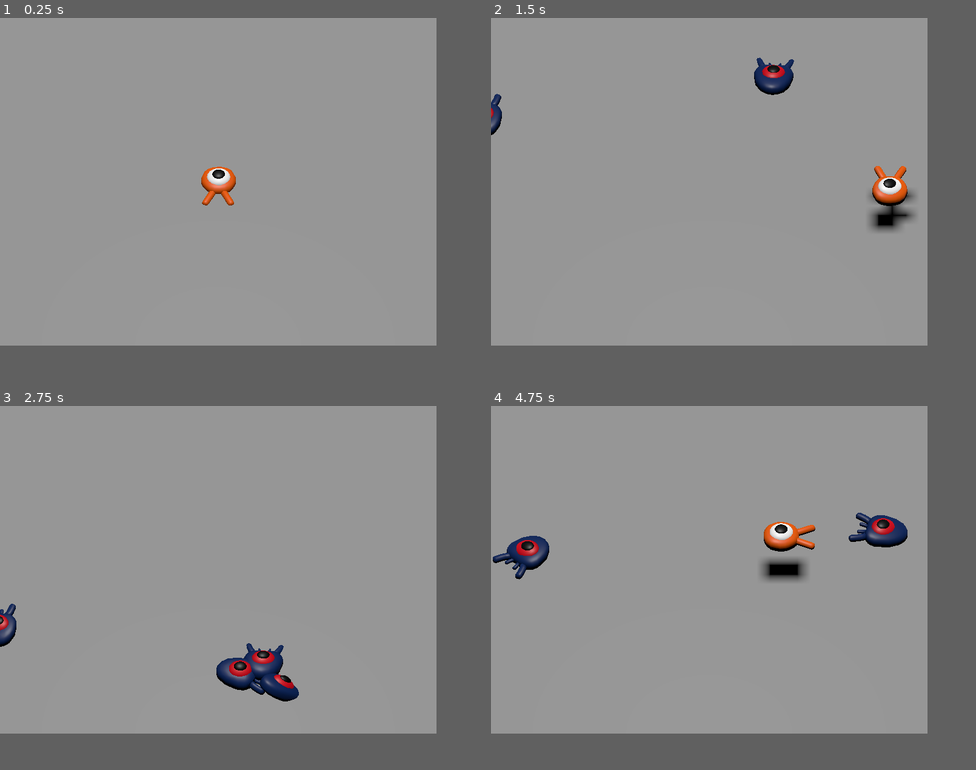
Above: before the commit, frames 1-4 (two rows, left to right).
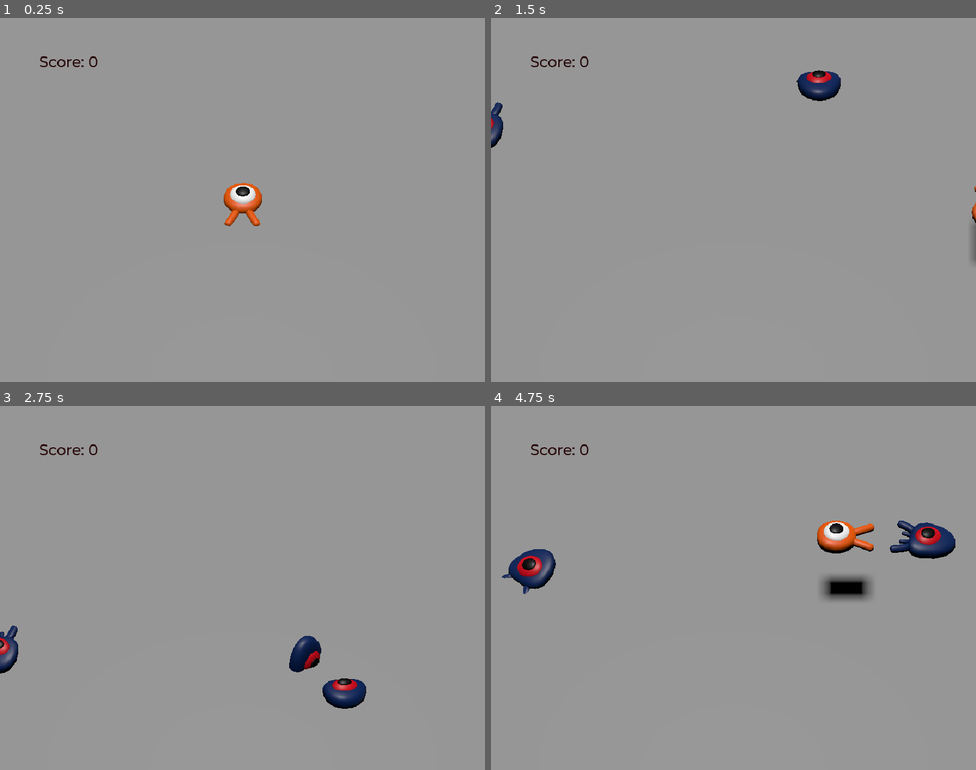
Above: after the commit, the same moments.

Repository: phentos/godot-1st-3d
Game: Godot game, scene res://main.tscn
Two runs of this game, one before a commit and one after it. Both use one fixed random seed, a clock stepped at 60 frames per second and the inputs below.
Inputs:
- Up to frame 1 (0.25 s): no input
- Up to frame 2 (1.5 s): tap Enter (ui_accept) at 0.5 s; hold D (move_right) 0.53-1.28 s; hold Enter (ui_accept) 0.53-1.28 s; tap Space (jump) at 0.77, 0.8, 1.07, 1.35 s; hold Down (move_back) from 1.28 s (still down)
- Up to frame 3 (2.75 s): tap Space (jump) at 1.52, 1.82, 2.3 s; tap Enter (ui_accept) at 1.55 s; release Down (move_back) at 2.03 s; hold D (move_right) from 2.03 s (still down); hold Enter (ui_accept) from 2.03 s (still down)
- Up to frame 4 (4.75 s): release D (move_right) at 2.78 s; release Enter (ui_accept) at 2.78 s; hold W (move_forward) 2.78-3.53 s; tap Enter (ui_accept) at 2.85, 4.35 s; tap Space (jump) at 3.02, 3.32, 3.6, 3.77, 4.07, 4.52 s; hold Left (move_left) from 3.53 s (still down)
In our replay, the window is 720x540 before the commit and 800x600 after it. These sizes can differ from the game's own. Grey fills any space a smaller window leaves; there, only what the larger window draws over its background counts as a difference.

The runs differ from the first frame. In frame 1, 1.2% of the frame differs, in the area x 8-54%, y 10-58%; in frame 2, 2.8%; in frame 3, 3.3%; in frame 4, 5.5%, in the area x 0-96%, y 10-54%.

Commit message:
score and replay

Diff:
--- a/main.gd
+++ b/main.gd
@@ -2,6 +2,8 @@
 
 @export var mob_scene: PackedScene
 
+func _ready():
+	$UserInterface/Retry.hide()
 
 func _on_mob_timer_timeout():
 	var mob = mob_scene.instantiate()
@@ -12,8 +14,16 @@
 	var player_position = $Player.position
 	mob.initialize(mob_spawn_location.position, player_position)
 
+	mob.squashed.connect($UserInterface/ScoreLabel._on_mob_squashed.bind())
+
 	add_child(mob)
 
 
 func _on_player_hit():
 	$MobTimer.stop()
+	$UserInterface/Retry.show()
+
+func _unhandled_input(event):
+	if event.is_action_pressed("ui_accept") and $UserInterface/Retry.visible:
+		# This restarts the current scene.
+		get_tree().reload_current_scene()
--- a/main.tscn
+++ b/main.tscn
@@ -3,6 +3,8 @@
 [ext_resource type="Script" uid="uid://c14bfyuc0wem2" path="res://main.gd" id="1_0xm2m"]
 [ext_resource type="PackedScene" uid="uid://ceuu150fmggvr" path="res://player.tscn" id="1_ig7tw"]
 [ext_resource type="PackedScene" uid="uid://defdm2qdva75q" path="res://mob.tscn" id="2_h2yge"]
+[ext_resource type="FontFile" uid="uid://cyxhh7ddkn62q" path="res://fonts/Montserrat-Medium.ttf" id="4_lquwl"]
+[ext_resource type="Script" uid="uid://de3tckxxt4cjj" path="res://score_label.gd" id="5_7mycd"]
 
 [sub_resource type="BoxShape3D" id="BoxShape3D_7dm0k"]
 size = Vector3(60, 2, 60)
@@ -23,6 +25,10 @@
 "tilts": PackedFloat32Array(0, 0, 0, 0)
 }
 point_count = 4
+
+[sub_resource type="Theme" id="Theme_272bh"]
+default_font = ExtResource("4_lquwl")
+default_font_size = 22
 
 [node name="Main" type="Node" unique_id=1758621581]
 script = ExtResource("1_0xm2m")
@@ -75,11 +81,54 @@
 curve = SubResource("Curve3D_h2yge")
 
 [node name="SpawnLocation" type="PathFollow3D" parent="SpawnPath" unique_id=1799526730]
-transform = Transform3D(0.0026880025, 0, -0.99999607, 0, 1, 0, 0.99999607, 0, 0.0026880025, -13.404416, 0, -14.455486)
+transform = Transform3D(0.0026880018, 0, -0.9999959, 0, 1, 0, 0.9999959, 0, 0.0026880018, -13.404416, 0, -14.455486)
 
 [node name="MobTimer" type="Timer" parent="." unique_id=2002213541]
 wait_time = 0.5
 autostart = true
 
+[node name="UserInterface" type="Control" parent="." unique_id=1622331185]
+layout_mode = 3
+anchors_preset = 15
+anchor_right = 1.0
+anchor_bottom = 1.0
+grow_horizontal = 2
+grow_vertical = 2
+theme = SubResource("Theme_272bh")
+
+[node name="ScoreLabel" type="Label" parent="UserInterface" unique_id=973435710]
+layout_mode = 0
+offset_left = 58.0
+offset_top = 51.0
+offset_right = 119.0
+offset_bottom = 74.0
+theme_override_colors/font_color = Color(0.14546731, 0.019757455, 0.028539242, 1)
+text = "Score: 0"
+script = ExtResource("5_7mycd")
+
+[node name="Retry" type="ColorRect" parent="UserInterface" unique_id=1150826361]
+layout_mode = 1
+anchors_preset = 15
+anchor_right = 1.0
+anchor_bottom = 1.0
+grow_horizontal = 2
+grow_vertical = 2
+color = Color(0.0832457, 0.0012884516, 0.001285043, 0.6666667)
+
+[node name="Label" type="Label" parent="UserInterface/Retry" unique_id=1673988792]
+layout_mode = 1
+anchors_preset = 8
+anchor_left = 0.5
+anchor_top = 0.5
+anchor_right = 0.5
+anchor_bottom = 0.5
+offset_left = -107.0
+offset_top = -14.0
+offset_right = 107.0
+offset_bottom = 14.0
+grow_horizontal = 2
+grow_vertical = 2
+text = "Press enter to retry"
+
 [connection signal="hit" from="Player" to="." method="_on_player_hit"]
 [connection signal="timeout" from="MobTimer" to="." method="_on_mob_timer_timeout"]
--- /dev/null
+++ b/music_player.tscn
@@ -0,0 +1,7 @@
+[gd_scene format=3 uid="uid://dwgxgvhij3gfx"]
+
+[ext_resource type="AudioStream" uid="uid://c5qpnfga41t4p" path="res://art/House In a Forest Loop.ogg" id="1_fvyft"]
+
+[node name="MusicPlayer" type="AudioStreamPlayer" unique_id=328214050]
+stream = ExtResource("1_fvyft")
+autoplay = true
--- a/player.gd
+++ b/player.gd
@@ -2,10 +2,10 @@
 
 signal hit
 
-@export var speed = 14
+@export var speed = 18
 @export var fall_acceleration = 75
-@export var jump_impulse = 20
-@export var bounce_impulse = 30
+@export var jump_impulse = 30
+@export var bounce_impulse = 20
 
 # "3d vector combining speed with direction"
 var target_velocity = Vector3.ZERO
@@ -31,12 +31,12 @@
 	target_velocity.z = direction.z * speed
 
 	if is_on_floor():
-		bonk_bonus = 1
+		bonk_bonus -= 1
 		if Input.is_action_just_pressed("jump"):
 			target_velocity.y = jump_impulse
 	else:
 		target_velocity.y = target_velocity.y - ((fall_acceleration * delta) / bonk_bonus)
-
+	bonk_bonus = clamp(bonk_bonus, 1, 5)
 	velocity = target_velocity
 
 	move_and_slide()
@@ -52,7 +52,7 @@
 			if mob.is_in_group("mob") and Vector3.UP.dot(collision.get_normal()) > 0.1:
 				mob.squash()
 				bonk_bonus += 1
-				target_velocity.y = bounce_impulse
+				target_velocity.y = bounce_impulse * bonk_bonus
 				break
 
 func die():
--- a/project.godot
+++ b/project.godot
@@ -20,11 +20,20 @@
 config/features=PackedStringArray("4.6")
 config/icon="res://icon.webp"
 
+[autoload]
+
+MusicPlayer="*uid://dwgxgvhij3gfx"
+
 [display]
 
 window/size/viewport_width=720
 window/size/viewport_height=540
 window/size/borderless=true
+window/size/window_width_override=800
+window/size/window_height_override=600
+window/stretch/mode="viewport"
+window/stretch/scale_mode="integer"
+window/vsync/vsync_mode=0
 
 [filesystem]
 
--- /dev/null
+++ b/score_label.gd
@@ -0,0 +1,16 @@
+extends Label
+
+var score : int = 0
+
+# Called when the node enters the scene tree for the first time.
+func _ready():
+	pass # Replace with function body.
+
+
+# Called every frame. 'delta' is the elapsed time since the previous frame.
+func _process(_delta):
+	pass
+
+func _on_mob_squashed():
+	score += 1
+	text = "Score: %s" % score
Not shown, added: score_label.gd.uid
